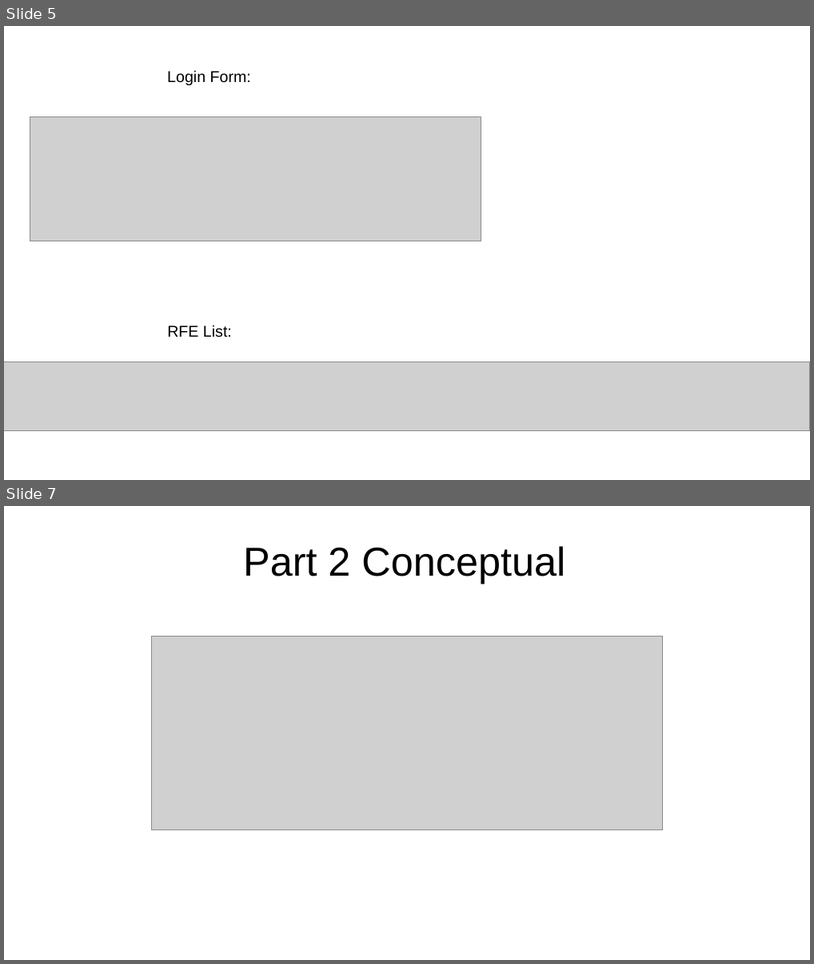
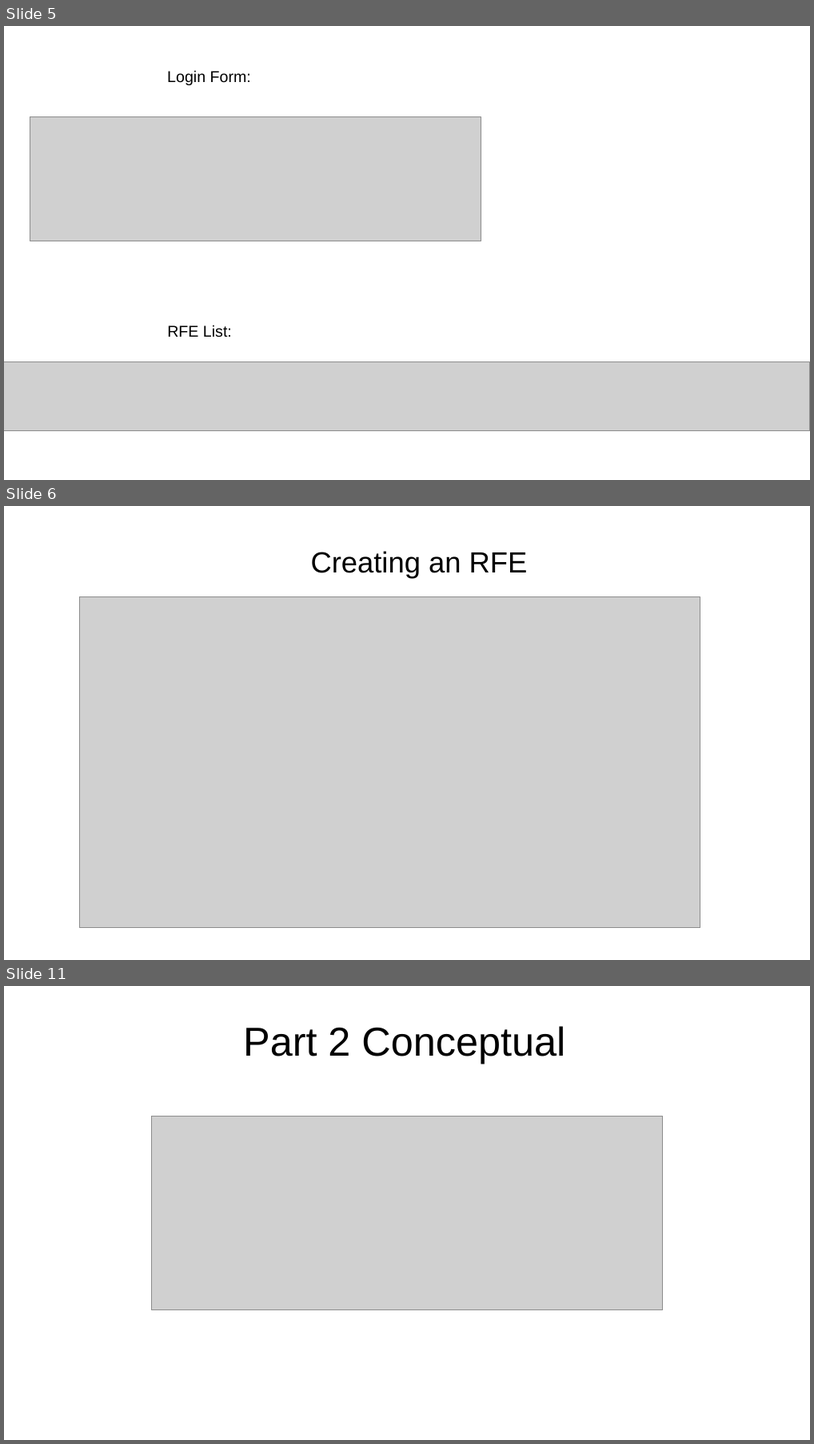
Before and after one commit to jymin94/f15b7proj1, a slide deck: Apex-Project.pptx. Shown one above the other, each under a label of ours: slides 5 and 7 before the commit, slides 5, 6 and 11 after it; the slides between them are not shown. The pictures are 814x964 and 814x1444 pixels, drawn with LibreOffice and Linux fonts; fonts in the diff are those of the drawing; grey boxes stand for pictures. Boxes give left, top, right and bottom in pixels: in the first picture for what was removed or moved away, otherwise in the second. Text is boxed around its words. In the diff, an @@ line names an element or a change of style, - is before the commit and + after.

```diff
--- a/Apex-Project.pptx
+++ b/Apex-Project.pptx
@@ slide 6 added at [4, 506, 810, 960], background #FFFFFF @@
@@ text added at [311, 551, 528, 578], 26 pt, text #000000 @@
+Creating an RFE
@@ picture added at [80, 597, 701, 928] @@
@@ what was slide 7 is now slide 11 @@
```
Also in this commit, not shown: 2 slides changed, 6 other slides added, 3 slides removed.
